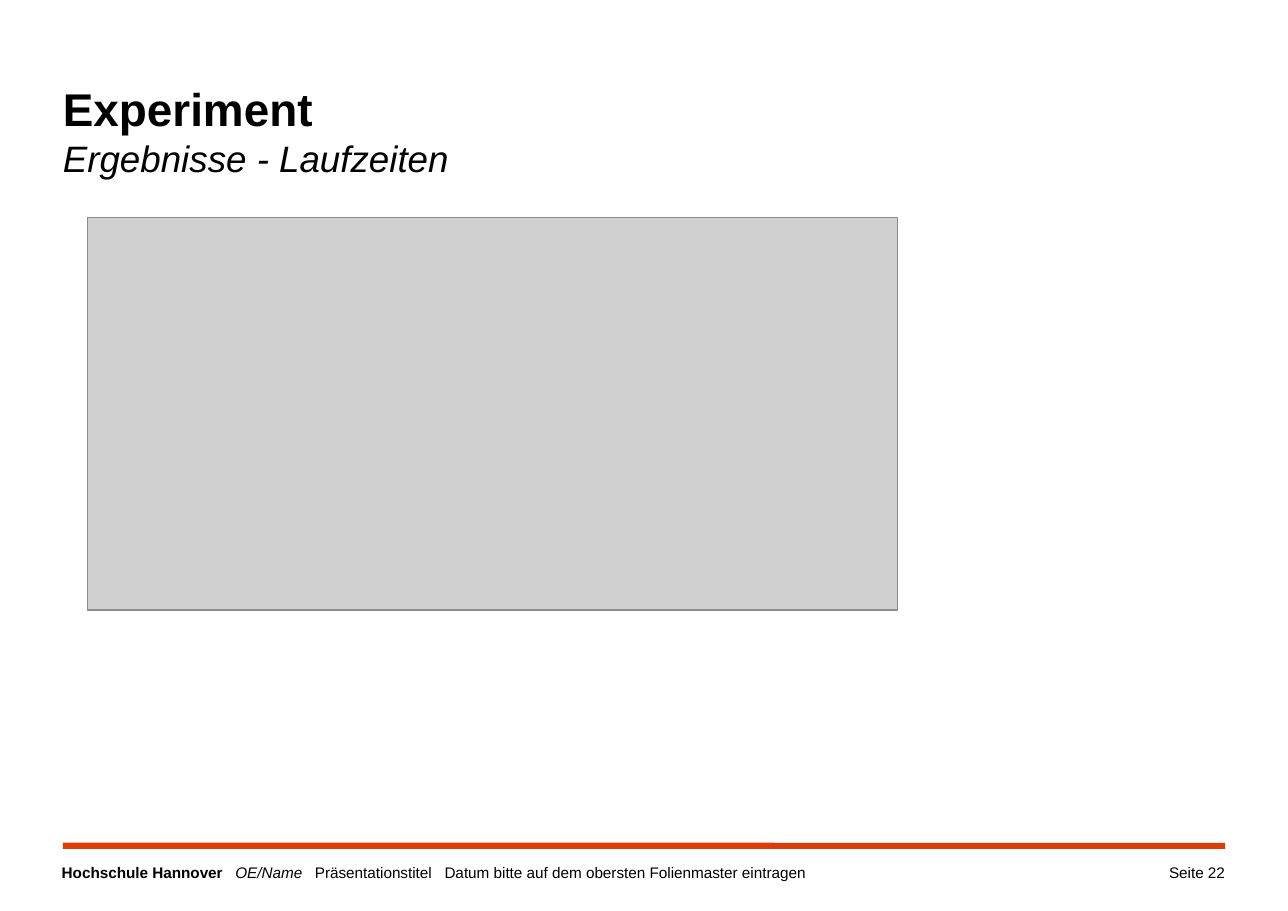
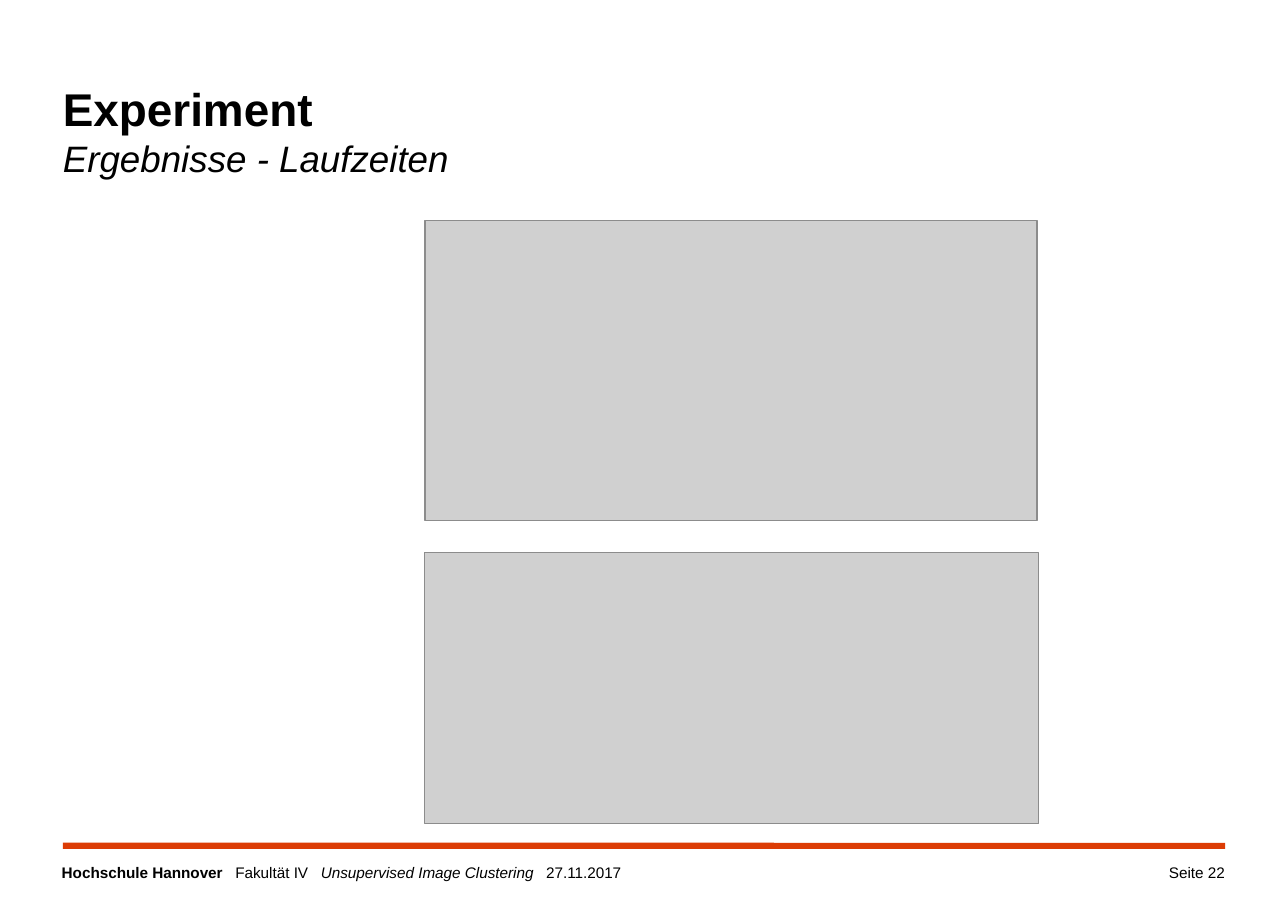
Before and after one commit to a-cl/ma-thesis, a slide deck: slide 22 of kolloquim.pptx. Drawn at 1288x911 pixels with LibreOffice and Linux fonts; fonts in the diff are those of the drawing; grey boxes stand for pictures; background and template pictures are left out. Boxes give left, top, right and bottom in pixels: in the first picture for what was removed or moved away, otherwise in the second. Text is boxed around its words. In the diff, an @@ line names an element or a change of style, - is before the commit and + after.

```diff
--- a/kolloquim.pptx
+++ b/kolloquim.pptx
@@ picture removed at [87, 218, 897, 610] @@
@@ picture added at [425, 220, 1038, 520] @@
@@ picture added at [425, 553, 1039, 824] @@
@@ text at [62, 867, 621, 882]: text changed @@
-Hochschule Hannover OE/Name Präsentationstitel Datum bitte auf dem obersten Folienmaster eintragen
+Hochschule Hannover Fakultät IV Unsupervised Image Clustering 27.11.2017
```
Also in this commit, not shown: 21 other slides changed, 4 slides added, 3 slides removed.
